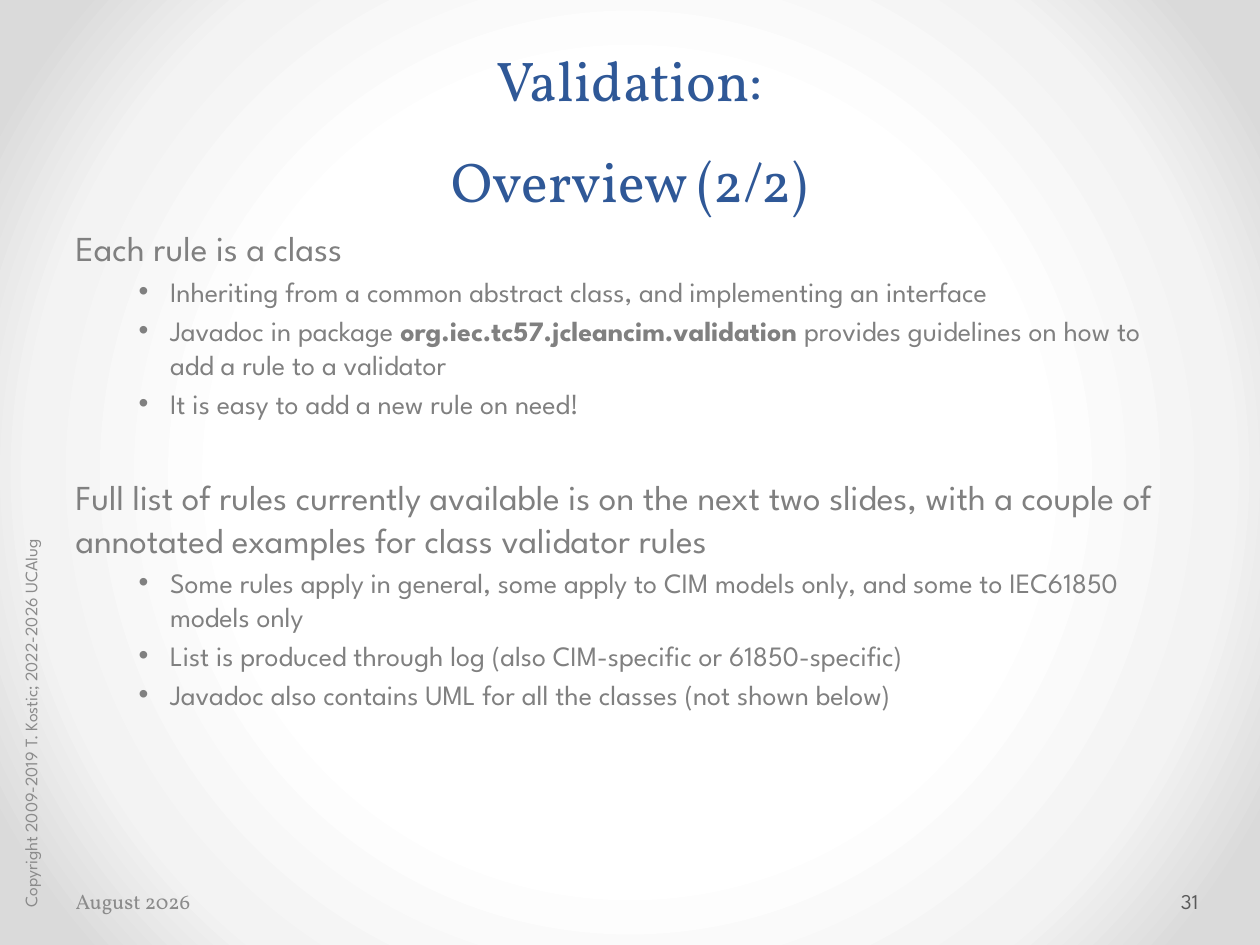
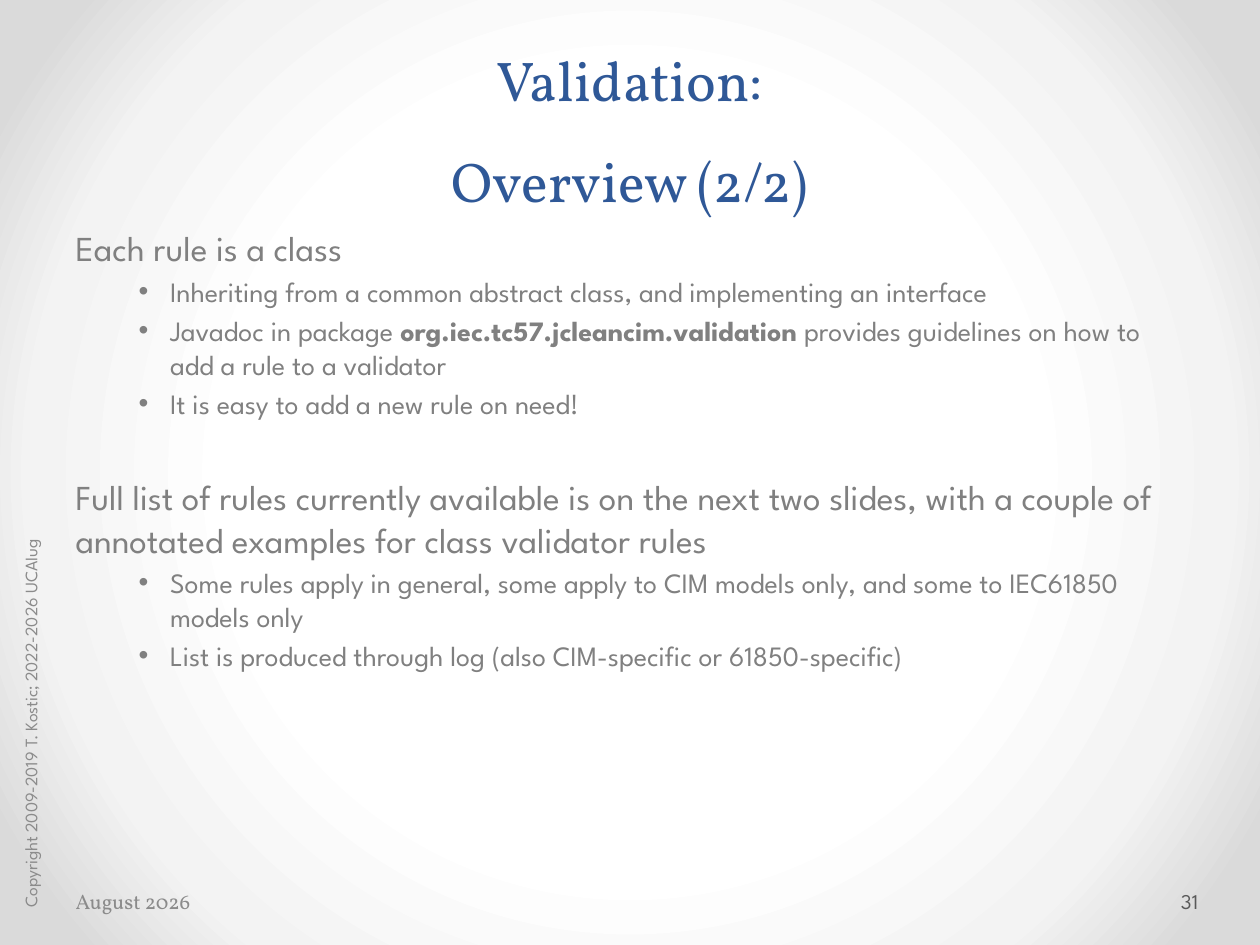
Before and after one commit to cimug-org/jCleanCim, a slide deck: slide 31 of doc/jCleanCimIntro.pptx. Drawn at 1260x945 pixels with LibreOffice and Linux fonts; fonts in the diff are those of the drawing. Boxes give left, top, right and bottom in pixels: in the first picture for what was removed or moved away, otherwise in the second. Text is boxed around its words. In the diff, an @@ line names an element or a change of style, - is before the commit and + after.

```diff
--- a/doc/jCleanCimIntro.pptx
+++ b/doc/jCleanCimIntro.pptx
@@ text at [170,685,890,711]: paragraph removed @@
-    • Javadoc also contains UML for all the classes (not shown below)
```
Also in this commit, not shown: 1 other slide changed, 1 other file.
